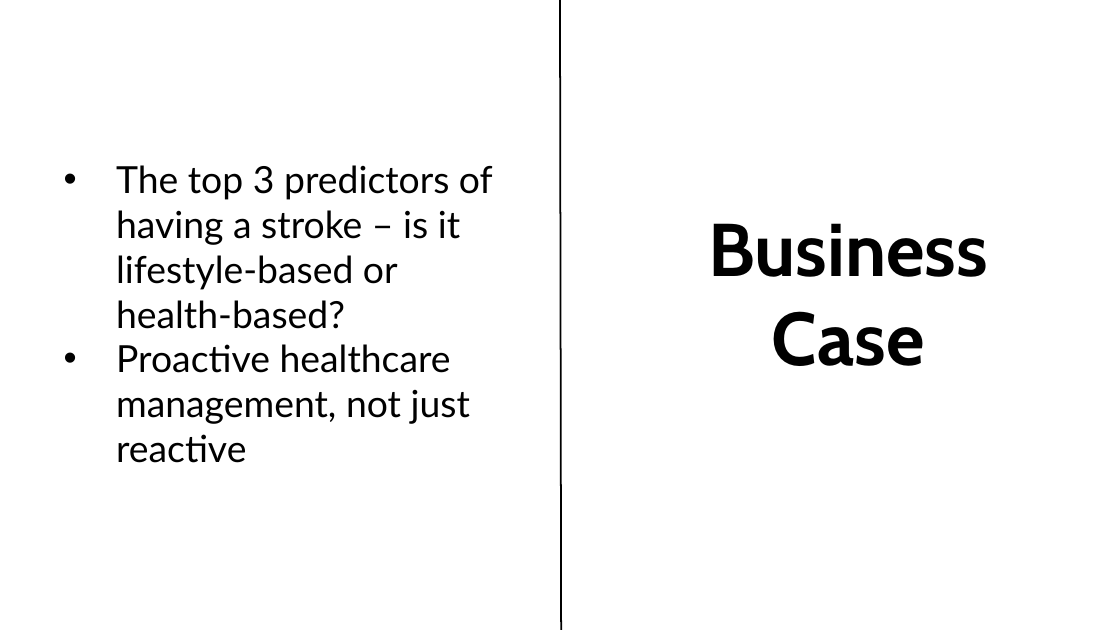
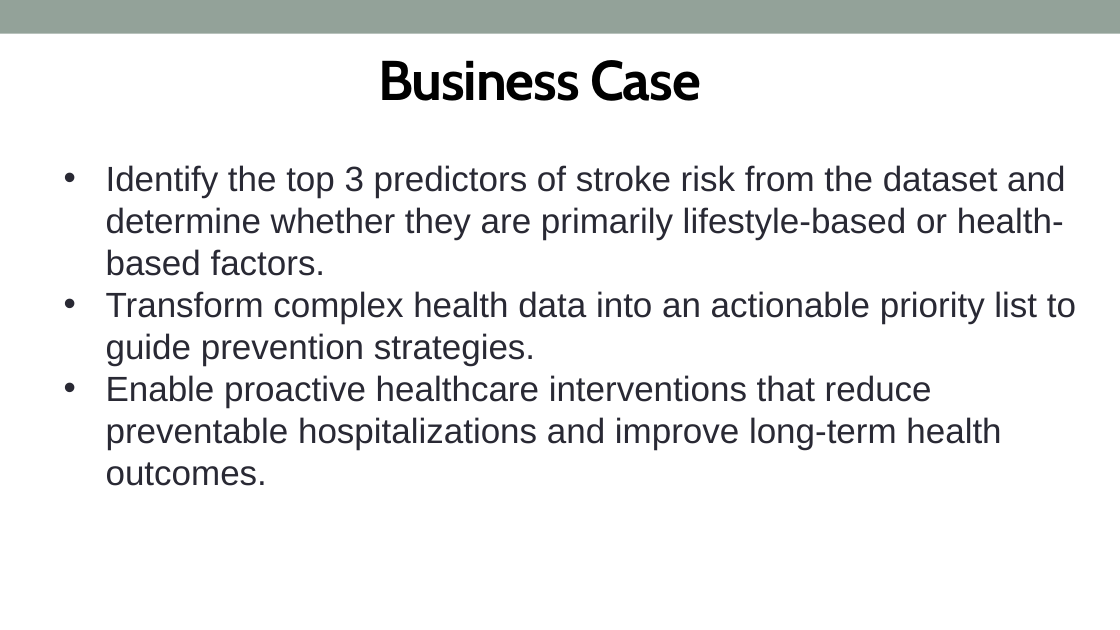
Before and after one commit to adnt01/stroke_factors_analysis, a slide deck: slide 3 of report_and_presentation/Cohort8_DS3_Presentation.pptx. Drawn at 1120x630 pixels with LibreOffice and Linux fonts; fonts in the diff are those of the drawing; background and template pictures are left out. Boxes give left, top, right and bottom in pixels: in the first picture for what was removed or moved away, otherwise in the second. Text is boxed around its words. In the diff, an @@ line names an element or a change of style, - is before the commit and + after.

Commit message:
update presentation format

```diff
--- a/report_and_presentation/Cohort8_DS3_Presentation.pptx
+++ b/report_and_presentation/Cohort8_DS3_Presentation.pptx
@@ rectangle added at bbox=[0, 0, 1120, 34], fill #93A299 @@
@@ line removed from (561, 630) to (560, 0) @@
@@ text "Business Case": place and size @@
-text "Business Case" at bbox=[708, 223, 988, 366]
+text "Business Case" at bbox=[378, 60, 701, 101]
@@ text "Business Case" at bbox=[378, 60, 701, 101]: size 64 to 48 pt, letter spacing 0 to -1 pt @@
@@ text at bbox=[106, 165, 1076, 486]: text changed; size 32 to 30 pt; font Lato to Arial; text colour #000000 to #292934 @@
-• The top 3 predictors of having a stroke – is it lifestyle-based or health-based?
-• Proactive healthcare management, not just reactive
+• Identify the top 3 predictors of stroke risk from the dataset and determine whether they are primarily lifestyle-based or health-based factors.
+• Transform complex health data into an actionable priority list to guide prevention strategies.
+• Enable proactive healthcare interventions that reduce preventable hospitalizations and improve long-term health outcomes.
```
Also in this commit, not shown: 19 other slides changed, 1 slide added, 1 slide removed.
